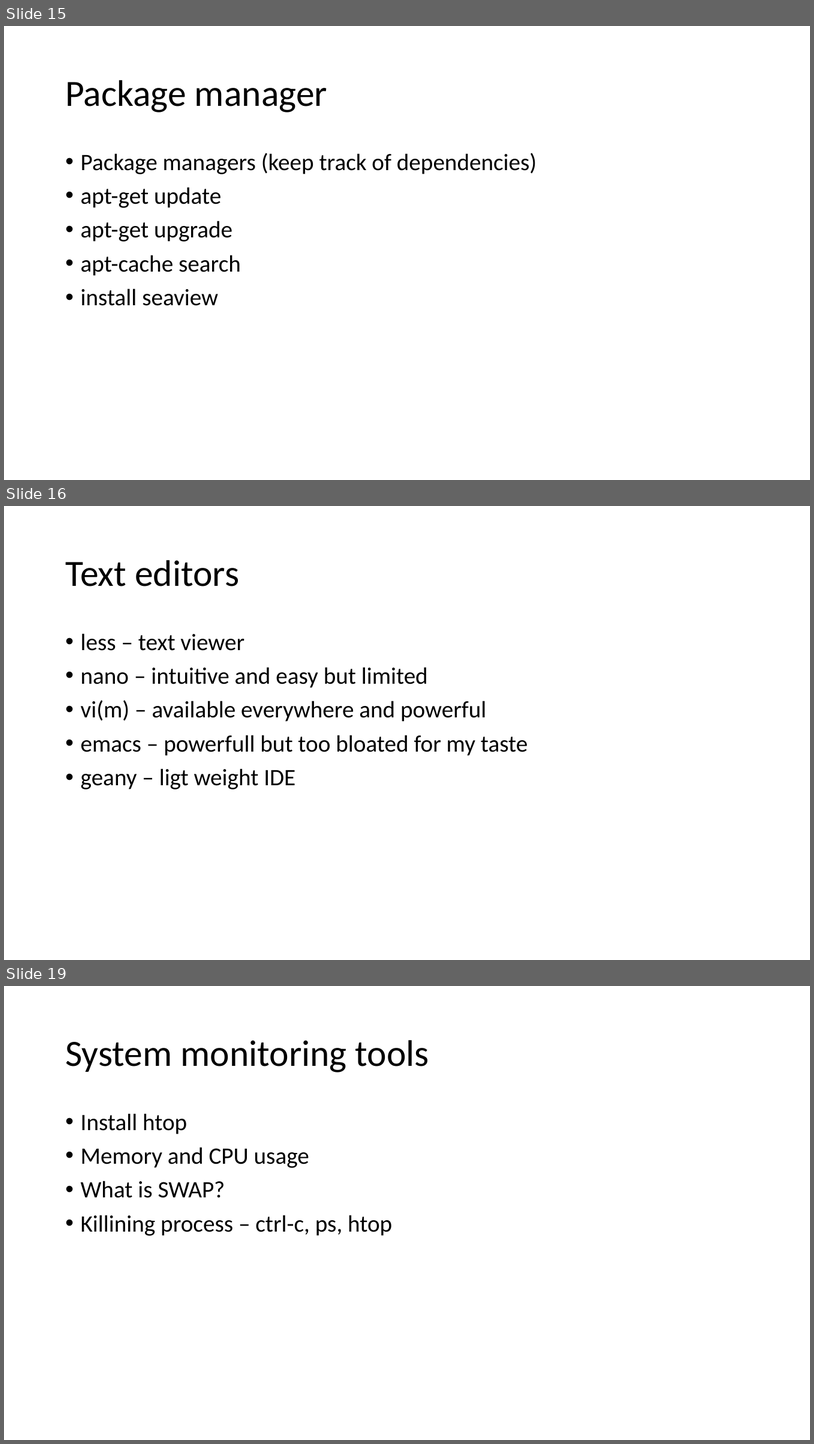
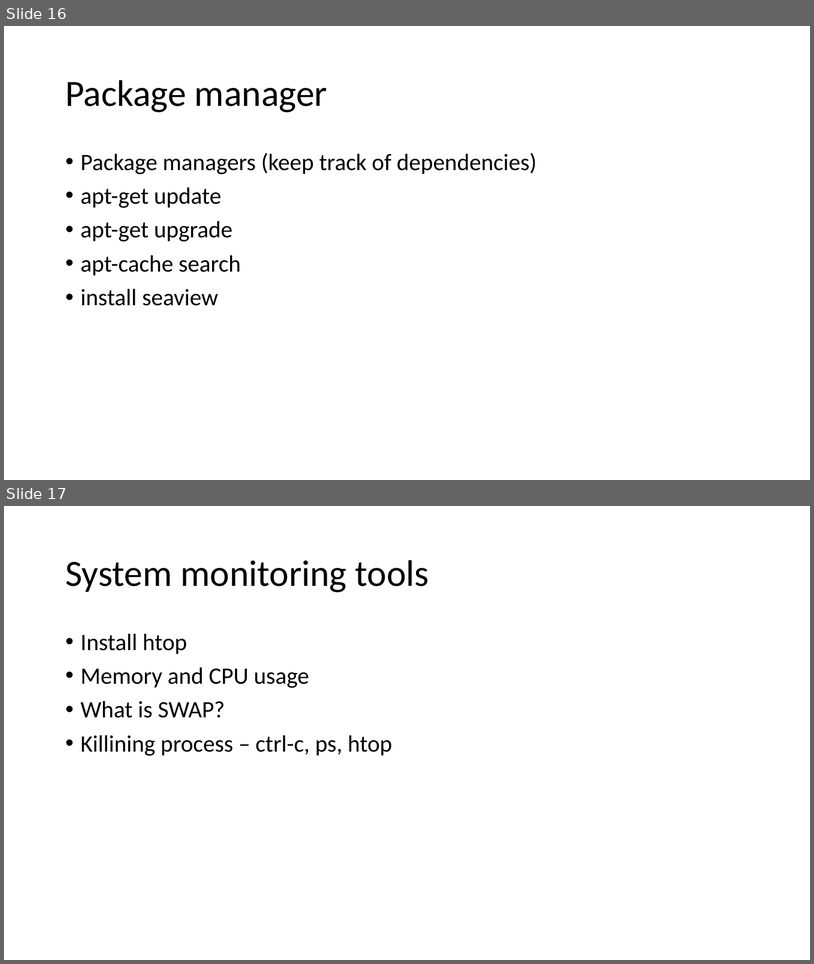
Before and after one commit to bastodian/2017_BioinformaticsPhylogenetics, a slide deck: Week_2/BI694_Week_2.pptx. Shown one above the other, each under a label of ours: slides 15, 16 and 19 before the commit, slides 16 and 17 after it; the slides between them are not shown. The pictures are 814x1444 and 814x964 pixels, drawn with LibreOffice and Linux fonts; fonts in the diff are those of the drawing. Boxes give left, top, right and bottom in pixels: in the first picture for what was removed or moved away, otherwise in the second. Text is boxed around its words. In the diff, an @@ line names an element or a change of style, - is before the commit and + after.

```diff
--- a/Week_2/BI694_Week_2.pptx
+++ b/Week_2/BI694_Week_2.pptx
@@ slide 16 removed at (x1=4, y1=506, x2=810, y2=960), background #FFFFFF @@
@@ title removed at (x1=65, y1=560, x2=239, y2=586) @@
-Text editors
@@ text removed at (x1=81, y1=633, x2=528, y2=789) @@
-• less – text viewer
-• nano – intuitive and easy but limited
-• vi(m) – available everywhere and powerful
-• emacs – powerfull but too bloated for my taste
-• geany – ligt weight IDE
@@ what was slide 15 is now slide 16 @@
@@ what was slide 19 is now slide 17 @@
```
Also in this commit, not shown: 2 slides changed, 1 slide added, 2 other slides removed, 1 other file.
